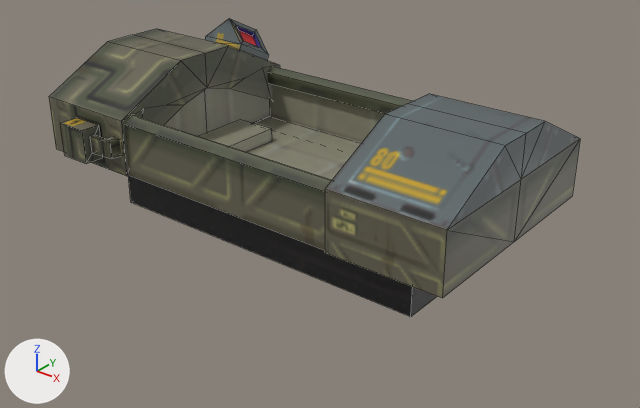
The Blender file project_files/cryobed-01.blend, before and after one commit.
One viewpoint serves both versions: a camera (50 mm lens) standing at (5.4, -6.45, 4.33) and looking at (0.31, -0.08, 0.38). The axes (+X, +Y, +Z) are drawn at lower left. The lights are the same throughout. Mesh edges are drawn as thin lines.

Names of what the first picture shows: 'Cube', 'Cube.002', 'cryo_chamber-08.001', 'cryo_chamber-08.002', 'cryo_chamber-08.003', 'cryo_chamber-08.004', 'cryo_chamber-08.005', 'cryo_chamber-08.006', 'cryo_chamber-08.007', 'cryo_chamber-08.008'.
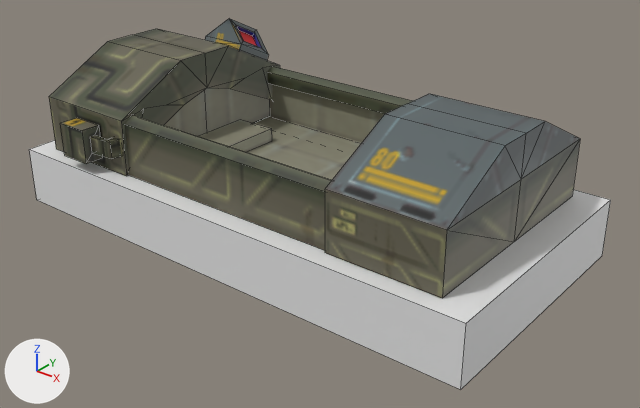
Changed parts and their boxes [x1, y1, x2, y2] in the pictures (640 x 408 px):
'Cube.001', shown: after [29, 140, 611, 390]
'Cube.002', unchanged, covered by the edit: before [128, 175, 437, 317]

The change, as a list of edits to the scene's bpy script:
```text
Change me_cube_002:
    where me_cube_002.from_pydata(...)  # 8 vertices, 6 faces; spans x -3.75..1.75, y -1.5..1.5, z -1.0..-0.38
    used by ob_cube_001; location = (1.0, 0.0, 1.0)
    me_cube_002 part 1: the whole mesh is scaled about its middle by (1, 0.917, 1)
Change ob_cube_001:
    remove ob_cube_001.hide_set(True)  # its collection is switched off
```
